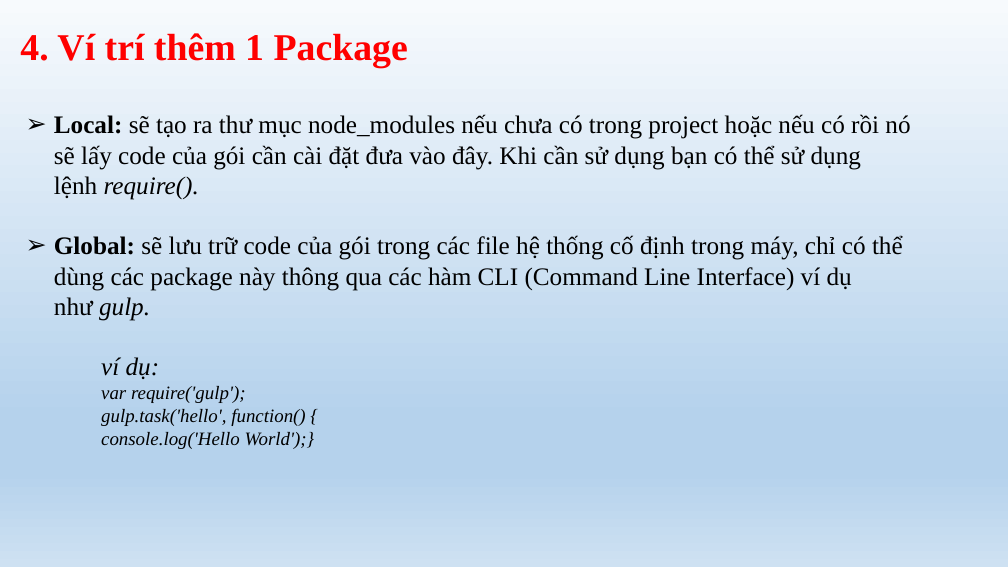
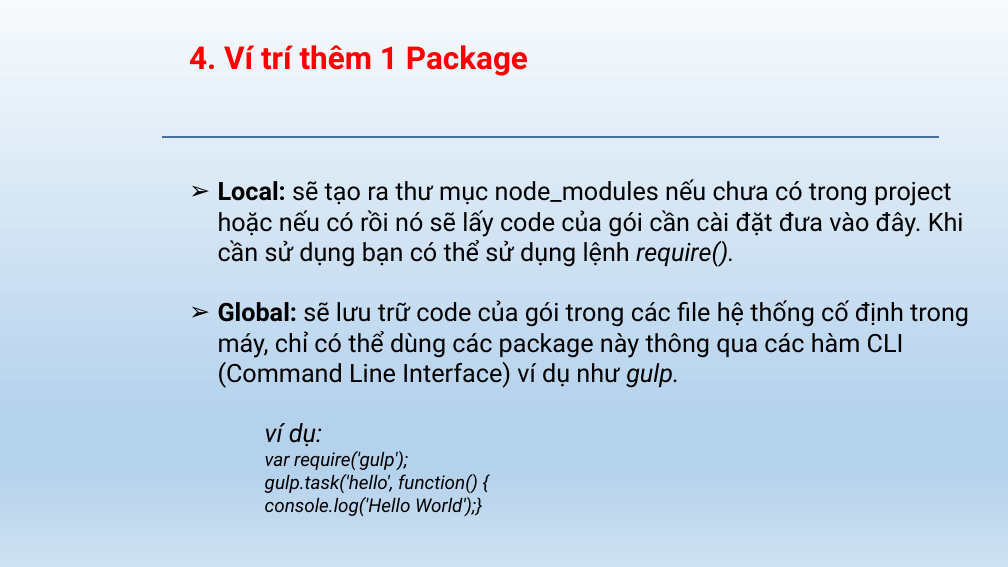
Before and after one commit to daotuyen9244/Indruino-Iot-Project, a slide deck: slide 15 of FW/Phuc/WEEK1_yarn & npm/slite yarn_npm.pptx (slide 14 before the commit). Drawn at 1008x567 pixels with LibreOffice and Linux fonts; fonts in the diff are those of the drawing; background and template pictures are left out. Boxes give left, top, right and bottom in pixels: in the first picture for what was removed or moved away, otherwise in the second. Text is boxed around its words. In the diff, an @@ line names an element or a change of style, - is before the commit and + after.

```diff
--- a/FW/Phuc/WEEK1_yarn & npm/slite yarn_npm.pptx
+++ b/FW/Phuc/WEEK1_yarn & npm/slite yarn_npm.pptx
@@ text "4. Ví trí thêm 1 ...": place and size @@
-text "4. Ví trí thêm 1 ..." at bbox=[20, 33, 408, 68]
+text "4. Ví trí thêm 1 ..." at bbox=[189, 45, 528, 76]
@@ text "4. Ví trí thêm 1 ..." at bbox=[189, 45, 528, 76]: size 36 to 30 pt, font Times New Roman to Roboto @@
@@ rectangle added at bbox=[163, 136, 939, 138], fill #D9D9D9, outline #43739E 1 pt @@
@@ text "Local: sẽ tạo ra thư ...": place and size @@
-text "Local: sẽ tạo ra thư ..." at bbox=[54, 114, 910, 449]
+text "Local: sẽ tạo ra thư ..." at bbox=[218, 179, 969, 516]
@@ text "Local: sẽ tạo ra thư ..." at bbox=[218, 179, 969, 516]: font Times New Roman to Roboto @@
```
Also in this commit, not shown: 16 other slides changed, 1 slide added, 12 other files.
